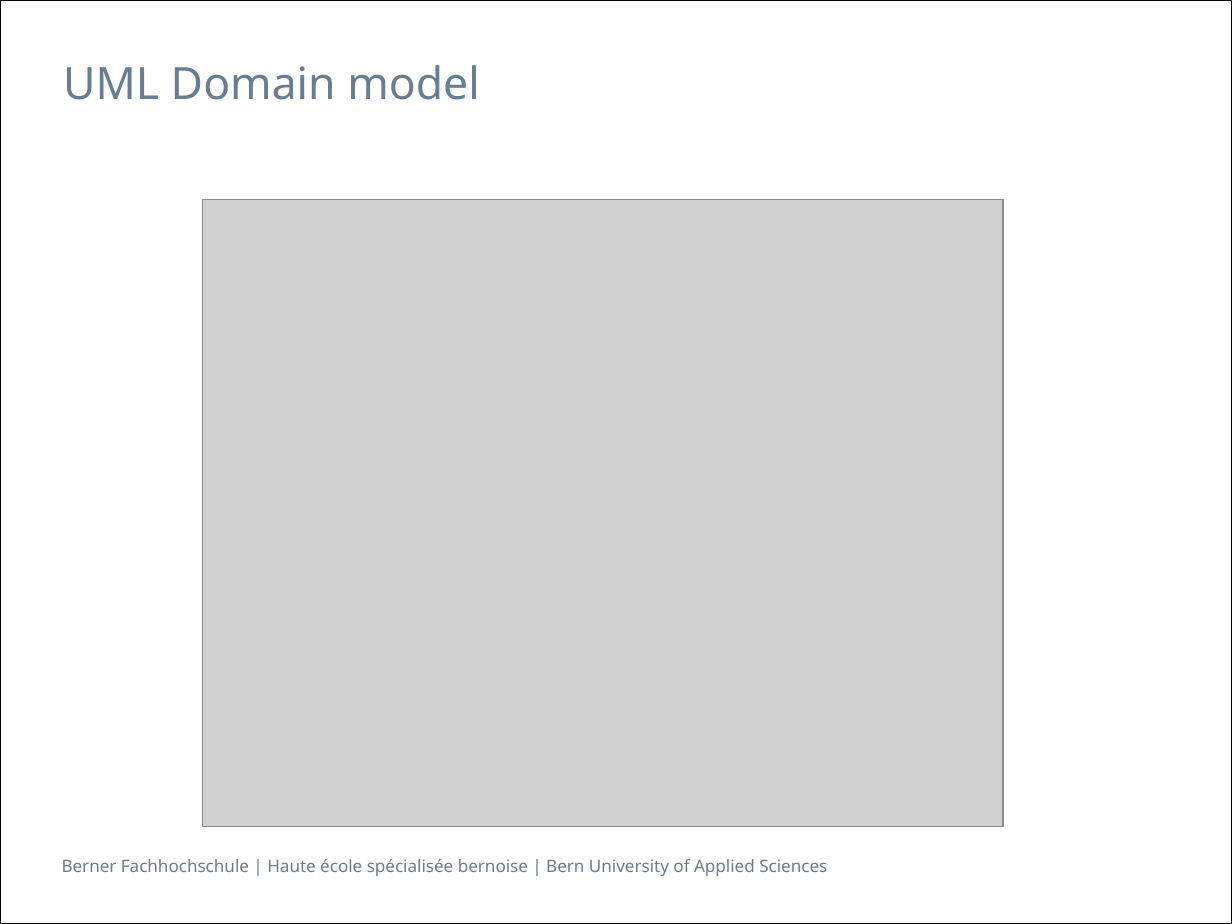
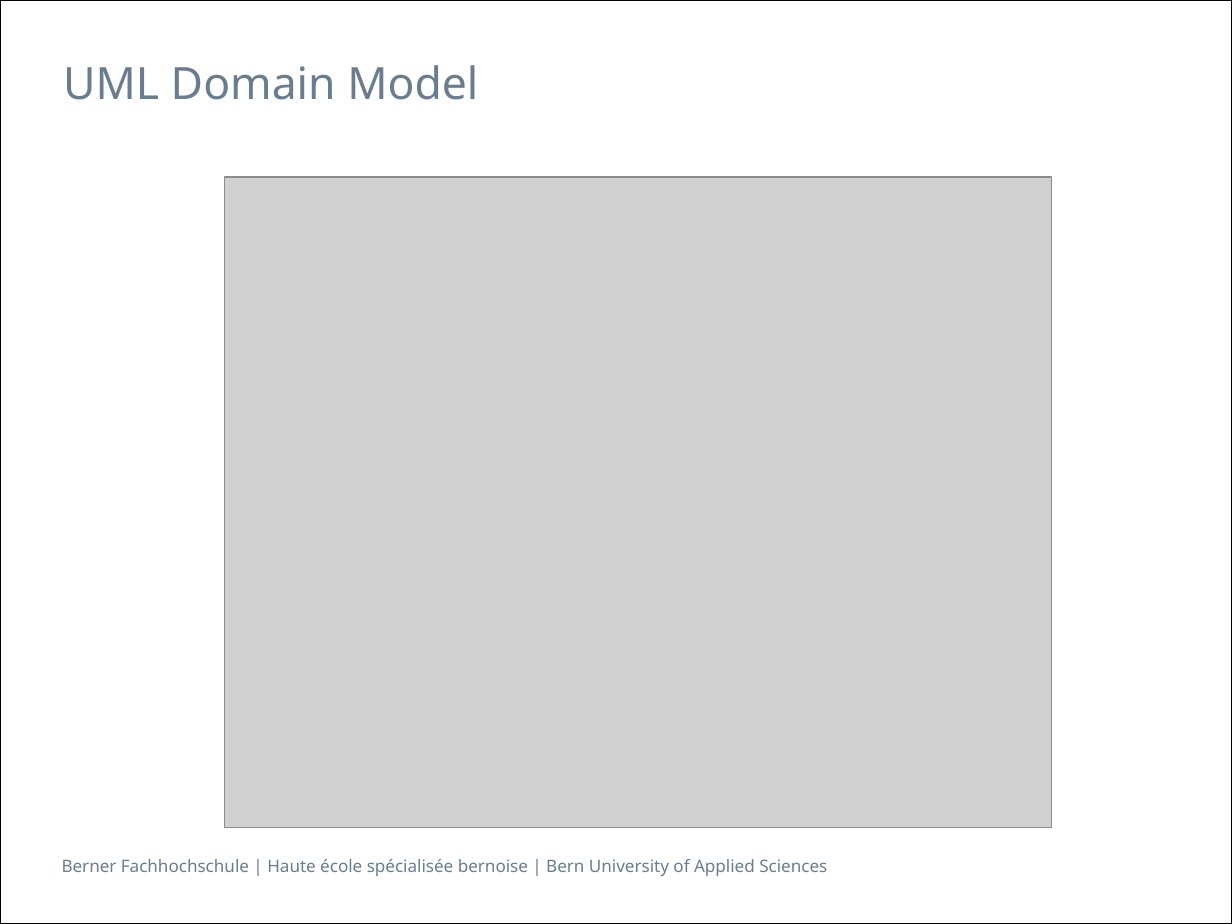
Before and after one commit to tomia1/ch.bfh.btx8081.w2016.red, a slide deck: slide 2 of doc/task7/red_task7.pptx. Drawn at 1232x924 pixels with LibreOffice and Linux fonts; fonts in the diff are those of the drawing; grey boxes stand for pictures. Boxes give left, top, right and bottom in pixels: in the first picture for what was removed or moved away, otherwise in the second. Text is boxed around its words. In the diff, an @@ line names an element or a change of style, - is before the commit and + after.

```diff
--- a/doc/task7/red_task7.pptx
+++ b/doc/task7/red_task7.pptx
@@ title at [63,65,478,100]: text changed @@
-UML Domain model
+UML Domain Model
@@ picture: place and size @@
-picture at [202,200,1003,827]
+picture at [224,177,1051,828]
```
